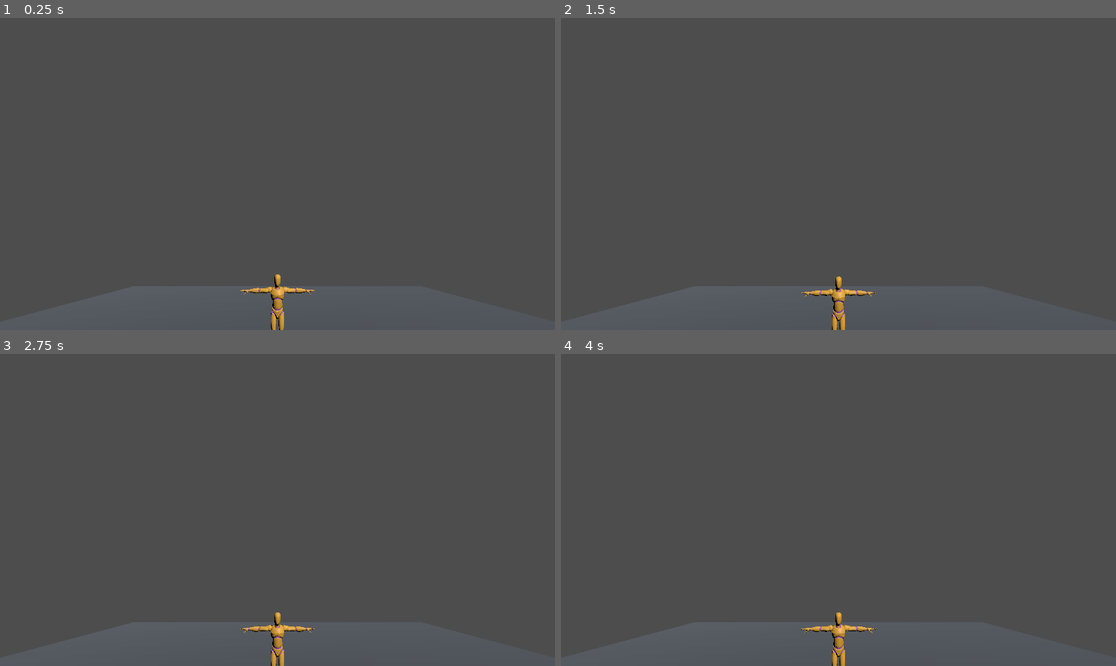
Above: before the commit, frames 1-4 (two rows, left to right).
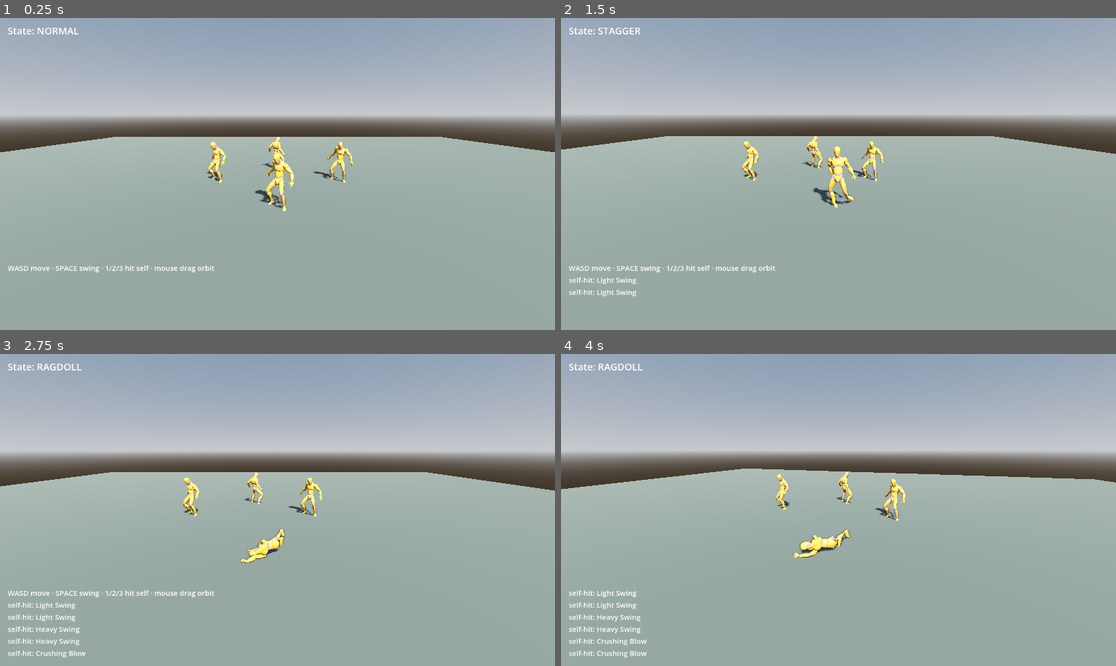
Above: after the commit, the same moments.

Repository: Xollonox/Game
Game: Godot game, scene res://scenes/arena.tscn
The game is run twice, just before and just after one commit, with the same random seed, the same clock (stepped at 60 frames per second) and the same inputs. Before the commit the project starts from res://scenes/ragdoll_test.tscn.
Inputs (mouse positions are in pixels of both pictures, inside the frame that each line leads up to):
- Up to frame 1 (0.25 s): no input
- Up to frame 2 (1.5 s): tap Enter at 0.5 s; move the mouse to (960, 158) at 0.52 s; hold D (move_right, bound only after the commit) 0.53-1.28 s; tap Space (attack, bound only after the commit) at 0.6 s; tap 1 at 0.8, 1.35 s; move the mouse to (727, 189) at 1.27 s; hold S (move_back, bound only after the commit) from 1.28 s (still down)
- Up to frame 3 (2.75 s): tap 2 at 1.55, 2.1 s; move the mouse to (333, 441) at 2.02 s; release S (move_back, bound only after the commit) at 2.03 s; hold D (move_right, bound only after the commit) from 2.03 s (still down); tap 3 at 2.3 s
- Up to frame 4 (4 s): move the mouse to (810, 572) at 2.77 s; release D (move_right, bound only after the commit) at 2.78 s; hold W (move_forward, bound only after the commit) 2.78-3.53 s; tap 3 at 2.85 s; tap Q at 3.05, 3.6 s; move the mouse to (1005, 556) at 3.52 s; hold A (move_left, bound only after the commit) from 3.53 s (still down); tap E at 3.8 s

The runs differ from the first frame. In frame 1, 97% of the frame differs, in the area x 0-100%, y 0-100%; in frame 2, 97%; in frame 3, 97%; in frame 4, 97%.

Commit message:
Walking + stagger/ragdoll/recovery working; fix rig collapsing on spawn
Gameplay (PLAN.md Phase 2 finish + early Phase 3):
- KickbackActor: shared base owning the ragdoll rig, the locomotion/attack
  animation state machine, and the stagger/ragdoll/recovery signal handling
- Player: camera-relative WASD walking and a sword swing that lands on any
  actor in front of it, with the blow timed to the animation's contact frame
  rather than the keypress
- CombatProfiles: light/heavy/crushing tiers. Kickback staggers on AVERAGE
  spring strength across the rig, so strength_spread (how many bones a hit
  weakens), not impulse, is what decides whether a hit reads on screen — the
  stock Melee preset only weakens 2 of 16 bones, so its average never crosses
  the threshold and every hit was silently absorbed
- arena.tscn: follow camera, HUD, dummies, 1/2/3 debug hit keys

Fix: characters spawned already collapsed in a heap.
RagdollTuning.strip_root_motion zeroes the root-motion bone's local X and Z.
That strips horizontal drift on a Y-up rig, but this is a Blender/Rigify glTF
rig whose root bone carries the Z-up -> Y-up rotation, so the hips' standing
height lives in their LOCAL Z (pose.origin = (0.047, 0.109, 0.741); only the
root's basis rotates that into world Y). Stripping Z deleted the character's
height, putting every spring target ~0.74 m underground, and the springs
dutifully dragged the rig into the floor. It presents exactly as "springs too
weak" — raising strength only pulls it down harder, which is why a sweep of
every stock tuning preset showed an identical 0.67 m sag. Our clips are
in-place (Quaternius ships root motion as separate *_RM variants), so the fix
is just turning the stripping off; no addon patch needed.

Also pose the skeleton before the rig samples it, so the bodies aren't built
against an unposed skeleton.

Verified by running the game, not just loading it: a headless harness drives
real input and asserts the transitions (walked 3.57 m on the Walk clip, heavy
swing -> STAGGER, crushing blow -> RAGDOLL -> GETTING UP -> NORMAL), and
frames rendered under Xvfb were inspected to confirm the characters actually
stand, drop, and get up on screen. The collapse was invisible to the headless
state checks — state read NORMAL the whole time while the body lay in a heap —
and only the rendered frames caught it.

Co-Authored-By: Claude Opus 5 <noreply@anthropic.com>
Claude-Session: https://claude.ai/code/session_01YYa41txZkdqc91DQA8Ei5Y

Diff:
--- a/project.godot
+++ b/project.godot
@@ -12,7 +12,7 @@
 
 config/name="Game"
 config/version="0.1.0"
-run/main_scene="res://scenes/ragdoll_test.tscn"
+run/main_scene="res://scenes/arena.tscn"
 config/features=PackedStringArray("4.7")
 config/icon="res://icon.svg"
 
@@ -44,6 +44,31 @@
 
 ui_accept={
 "deadzone": 0.5,
-"events": [Object(InputEventKey,"resource_local_to_scene":fa …(294 unchanged characters)… e":false,"resource_name":"","device":0,"button_index":0,"pressed":false,"script":null)
+"events": [Object(InputEventKey,"resource_local_to_scene":fa …(294 unchanged characters)… e":false,"resource_name":"","device":0,"window_id":0,"alt_pressed":false,"shift_pressed":false,"ctrl_pressed":false,"meta_pressed":false,"pressed":false,"button_index":0,"script":null)
 ]
 }
+move_forward={
+"deadzone": 0.5,
+"events": [Object(InputEventKey,"resource_local_to_scene":false,"resource_name":"","device":0,"window_id":0,"alt_pressed":false,"shift_pressed":false,"ctrl_pressed":false,"meta_pressed":false,"pressed":false,"keycode":0,"physical_keycode":87,"key_label":0,"unicode":0,"echo":false,"script":null)
+]
+}
+move_back={
+"deadzone": 0.5,
+"events": [Object(InputEventKey,"resource_local_to_scene":false,"resource_name":"","device":0,"window_id":0,"alt_pressed":false,"shift_pressed":false,"ctrl_pressed":false,"meta_pressed":false,"pressed":false,"keycode":0,"physical_keycode":83,"key_label":0,"unicode":0,"echo":false,"script":null)
+]
+}
+move_left={
+"deadzone": 0.5,
+"events": [Object(InputEventKey,"resource_local_to_scene":false,"resource_name":"","device":0,"window_id":0,"alt_pressed":false,"shift_pressed":false,"ctrl_pressed":false,"meta_pressed":false,"pressed":false,"keycode":0,"physical_keycode":65,"key_label":0,"unicode":0,"echo":false,"script":null)
+]
+}
+move_right={
+"deadzone": 0.5,
+"events": [Object(InputEventKey,"resource_local_to_scene":false,"resource_name":"","device":0,"window_id":0,"alt_pressed":false,"shift_pressed":false,"ctrl_pressed":false,"meta_pressed":false,"pressed":false,"keycode":0,"physical_keycode":68,"key_label":0,"unicode":0,"echo":false,"script":null)
+]
+}
+attack={
+"deadzone": 0.5,
+"events": [Object(InputEventKey,"resource_local_to_scene":false,"resource_name":"","device":0,"window_id":0,"alt_pressed":false,"shift_pressed":false,"ctrl_pressed":false,"meta_pressed":false,"pressed":false,"keycode":32,"physical_keycode":0,"key_label":0,"unicode":0,"echo":false,"script":null),Object(InputEventMouseButton,"resource_local_to_scene":false,"resource_name":"","device":-1,"window_id":0,"alt_pressed":false,"shift_pressed":false,"ctrl_pressed":false,"meta_pressed":false,"button_mask":0,"position":Vector2(0, 0),"global_position":Vector2(0, 0),"factor":1.0,"button_index":1,"canceled":false,"pressed":false,"double_click":false,"script":null)
+]
+}
--- /dev/null
+++ b/scenes/arena.tscn
@@ -0,0 +1,83 @@
+[gd_scene load_steps=10 format=3]
+
+[ext_resource type="Script" path="res://scripts/arena.gd" id="1_arena"]
+[ext_resource type="PackedScene" path="res://scenes/player.tscn" id="2_player"]
+[ext_resource type="PackedScene" path="res://scenes/dummy.tscn" id="3_dummy"]
+
+[sub_resource type="ProceduralSkyMaterial" id="Sky_1"]
+sky_horizon_color = Color(0.64625, 0.65575, 0.67075, 1)
+ground_horizon_color = Color(0.64625, 0.65575, 0.67075, 1)
+
+[sub_resource type="Sky" id="SkyRes_1"]
+sky_material = SubResource("Sky_1")
+
+[sub_resource type="Environment" id="Env_1"]
+background_mode = 2
+sky = SubResource("SkyRes_1")
+tonemap_mode = 2
+ssao_enabled = true
+
+[sub_resource type="PlaneMesh" id="PlaneMesh_ground"]
+size = Vector2(40, 40)
+
+[sub_resource type="StandardMaterial3D" id="Material_ground"]
+albedo_color = Color(0.32, 0.34, 0.3, 1)
+roughness = 0.9
+
+[sub_resource type="WorldBoundaryShape3D" id="WorldBoundary_ground"]
+
+[node name="Arena" type="Node3D"]
+script = ExtResource("1_arena")
+
+[node name="WorldEnvironment" type="WorldEnvironment" parent="."]
+environment = SubResource("Env_1")
+
+[node name="DirectionalLight3D" type="DirectionalLight3D" parent="."]
+transform = Transform3D(0.866, -0.354, 0.354, 0, 0.707, 0.707, -0.5, -0.612, 0.612, 2, 10, 2)
+shadow_enabled = true
+
+[node name="Ground" type="StaticBody3D" parent="."]
+collision_layer = 1
+collision_mask = 0
+
+[node name="MeshInstance3D" type="MeshInstance3D" parent="Ground"]
+mesh = SubResource("PlaneMesh_ground")
+surface_material_override/0 = SubResource("Material_ground")
+
+[node name="CollisionShape3D" type="CollisionShape3D" parent="Ground"]
+shape = SubResource("WorldBoundary_ground")
+
+[node name="Player" parent="." instance=ExtResource("2_player")]
+
+[node name="Dummy1" parent="." instance=ExtResource("3_dummy")]
+transform = Transform3D(1, 0, 0, 0, 1, 0, 0, 0, 1, 2.5, 0, -2.5)
+
+[node name="Dummy2" parent="." instance=ExtResource("3_dummy")]
+transform = Transform3D(1, 0, 0, 0, 1, 0, 0, 0, 1, -2.5, 0, -2.5)
+
+[node name="Dummy3" parent="." instance=ExtResource("3_dummy")]
+transform = Transform3D(-1, 0, 0, 0, 1, 0, 0, 0, -1, 0, 0, -4.5)
+
+[node name="Camera3D" type="Camera3D" parent="."]
+transform = Transform3D(1, 0, 0, 0, 0.94, -0.342, 0, 0.342, 0.94, 0, 2.6, 5.5)
+
+[node name="HUD" type="CanvasLayer" parent="."]
+
+[node name="StateLabel" type="Label" parent="HUD"]
+offset_left = 16.0
+offset_top = 12.0
+offset_right = 320.0
+offset_bottom = 40.0
+theme_override_font_sizes/font_size = 20
+text = "State: —"
+
+[node name="LogLabel" type="Label" parent="HUD"]
+anchors_preset = 2
+anchor_top = 1.0
+anchor_bottom = 1.0
+offset_left = 16.0
+offset_top = -140.0
+offset_right = 620.0
+offset_bottom = -16.0
+grow_vertical = 0
+theme_override_font_sizes/font_size = 15
--- /dev/null
+++ b/scenes/dummy.tscn
@@ -0,0 +1,9 @@
+[gd_scene load_steps=3 format=3]
+
+[ext_resource type="Script" path="res://scripts/kickback_actor.gd" id="1_script"]
+[ext_resource type="PackedScene" uid="uid://kqfdvi6foa51" path="res://assets/models/characters/quaternius_universal/universal_character.glb" id="2_model"]
+
+[node name="Dummy" type="Node3D" groups=["hittable"]]
+script = ExtResource("1_script")
+
+[node name="Model" parent="." instance=ExtResource("2_model")]
--- a/scenes/ragdoll_test.tscn
+++ /dev/null
@@ -1,34 +0,0 @@
-[gd_scene load_steps=5 format=3]
-
-[ext_resource type="PackedScene" path="res://scenes/player.tscn" id="1_player"]
-
-[sub_resource type="PlaneMesh" id="PlaneMesh_ground"]
-size = Vector2(20, 20)
-
-[sub_resource type="StandardMaterial3D" id="Material_ground"]
-albedo_color = Color(0.3, 0.32, 0.35, 1)
-
-[sub_resource type="WorldBoundaryShape3D" id="WorldBoundary_ground"]
-
-[node name="RagdollTest" type="Node3D"]
-
-[node name="DirectionalLight3D" type="DirectionalLight3D" parent="."]
-transform = Transform3D(0.866, -0.354, 0.354, 0, 0.707, 0.707, -0.5, -0.612, 0.612, 0, 10, 0)
-shadow_enabled = true
-
-[node name="Ground" type="StaticBody3D" parent="."]
-collision_layer = 1
-collision_mask = 0
-
-[node name="MeshInstance3D" type="MeshInstance3D" parent="Ground"]
-mesh = SubResource("PlaneMesh_ground")
-surface_material_override/0 = SubResource("Material_ground")
-
-[node name="CollisionShape3D" type="CollisionShape3D" parent="Ground"]
-shape = SubResource("WorldBoundary_ground")
-
-[node name="Player" parent="." instance=ExtResource("1_player")]
-transform = Transform3D(1, 0, 0, 0, 1, 0, 0, 0, 1, 0, 1, 0)
-
-[node name="Camera3D" type="Camera3D" parent="."]
-transform = Transform3D(1, 0, 0, 0, 0.94, -0.342, 0, 0.342, 0.94, 0, 2.5, 6)
--- /dev/null
+++ b/scripts/arena.gd
@@ -0,0 +1,73 @@
+extends Node3D
+## Arena: follow camera, HUD, and the debug keys used to exercise the ragdoll
+## without a second combatant (1 = light, 2 = heavy/stagger, 3 = crushing/ragdoll).
+
+const CAM_HEIGHT := 2.6
+const CAM_DISTANCE := 5.5
+const CAM_LAG := 6.0
+const MAX_LOG_LINES := 6
+
+@onready var player: KickbackActor = $Player
+@onready var camera: Camera3D = $Camera3D
+@onready var state_label: Label = $HUD/StateLabel
+@onready var log_label: Label = $HUD/LogLabel
+
+var _cam_yaw := 0.0
+var _log: Array[String] = []
+
+
+func _ready() -> void:
+	if player:
+		player.camera = camera
+		if player.has_signal("landed_hit"):
+			player.landed_hit.connect(_on_landed_hit)
+	_log_line("WASD move · SPACE swing · 1/2/3 hit self · mouse drag orbit")
+
+
+func _unhandled_input(event: InputEvent) -> void:
+	if event is InputEventMouseMotion and event.button_mask & MOUSE_BUTTON_MASK_RIGHT:
+		_cam_yaw -= event.relative.x * 0.006
+	elif event is InputEventKey and event.pressed and not event.echo:
+		match event.keycode:
+			KEY_1:
+				_hit_player(CombatProfiles.light_swing())
+			KEY_2:
+				_hit_player(CombatProfiles.heavy_swing())
+			KEY_3:
+				_hit_player(CombatProfiles.crushing_blow())
+			KEY_Q:
+				_cam_yaw += 0.25
+			KEY_E:
+				_cam_yaw -= 0.25
+
+
+func _hit_player(profile: ImpactProfile) -> void:
+	if not player:
+		return
+	var dir := -player.global_basis.z
+	player.receive_hit_at("Chest", dir, profile)
+	_log_line("self-hit: %s" % profile.profile_name)
+
+
+func _physics_process(delta: float) -> void:
+	if not player or not camera:
+		return
+	var offset := Vector3(sin(_cam_yaw), 0.0, cos(_cam_yaw)) * CAM_DISTANCE
+	var target := player.global_position + offset + Vector3.UP * CAM_HEIGHT
+	camera.global_position = camera.global_position.lerp(target, clampf(CAM_LAG * delta, 0.0, 1.0))
+	camera.look_at(player.global_position + Vector3.UP * 1.0)
+
+	if state_label:
+		state_label.text = "State: %s" % player.get_state_name()
+
+
+func _on_landed_hit(target_name: String, profile_name: String) -> void:
+	_log_line("hit %s with %s" % [target_name, profile_name])
+
+
+func _log_line(text: String) -> void:
+	_log.append(text)
+	while _log.size() > MAX_LOG_LINES:
+		_log.pop_front()
+	if log_label:
+		log_label.text = "\n".join(_log)
--- /dev/null
+++ b/scripts/combat_profiles.gd
@@ -0,0 +1,40 @@
+class_name CombatProfiles
+extends RefCounted
+## Impact profiles for our melee combat.
+##
+## Kickback triggers stagger when the AVERAGE spring strength across the rig
+## falls under RagdollTuning.stagger_threshold (0.70 by default). Since only
+## `strength_spread` bones are weakened per hit, spread — not impulse — is what
+## decides whether a hit visibly staggers: the stock Melee preset weakens 2 of
+## 16 bones, so its average stays ~0.89 and every hit just gets absorbed.
+## These profiles are spread-tuned so each tier actually reads on screen.
+
+
+## Glancing blow: a flinch, no loss of footing.
+static func light_swing() -> ImpactProfile:
+	return _make(&"Light Swing", 14.0, 0.55, 0.0, 0.0, 0.85, 2, 0.35)
+
+
+## Committed swing: overwhelms the springs across the upper body, so the
+## character visibly loses balance and staggers, occasionally going down.
+static func heavy_swing() -> ImpactProfile:
+	return _make(&"Heavy Swing", 26.0, 0.85, 0.05, 0.25, 0.95, 7, 0.22)
+
+
+## Full-force blow: near-certain full ragdoll, then get-up recovery.
+static func crushing_blow() -> ImpactProfile:
+	return _make(&"Crushing Blow", 42.0, 1.0, 0.25, 0.95, 1.0, 99, 0.15)
+
+
+static func _make(pname: StringName, impulse: float, transfer: float, upward: float,
+		ragdoll_prob: float, reduction: float, spread: int, recovery: float) -> ImpactProfile:
+	var p := ImpactProfile.new()
+	p.profile_name = pname
+	p.base_impulse = impulse
+	p.impulse_transfer_ratio = transfer
+	p.upward_bias = upward
+	p.ragdoll_probability = ragdoll_prob
+	p.strength_reduction = reduction
+	p.strength_spread = spread
+	p.recovery_rate = recovery
+	return p
--- /dev/null
+++ b/scripts/kickback_actor.gd
@@ -0,0 +1,208 @@
+class_name KickbackActor
+extends Node3D
+## A humanoid with a Kickback active-ragdoll rig attached at runtime, plus the
+## animation wiring that makes its reactions read on screen.
+##
+## Shared by the player and the training dummies. Subclasses drive `move_dir`
+## and call `swing()`; this class owns the rig, the animation state machine and
+## the stagger/ragdoll/recovery signal handling.
+
+const IDLE_ANIM := "Sword_Idle"
+const WALK_ANIM := "Walk"
+const WALK_SPEED := 1.8
+const TURN_SPEED := 10.0
+
+@onready var model: Node3D = $Model
+
+## Which RagdollTuning preset to build the rig with. Set before the node enters
+## the tree. See `_make_tuning()` for the supported names.
+@export var tuning_preset := "stand"
+
+var kickback_character: KickbackCharacter
+var anim: AnimationPlayer
+var skeleton: Skeleton3D
+
+## Desired planar movement direction, set by subclasses each physics frame.
+var move_dir := Vector3.ZERO
+
+var _controller: ActiveRagdollController
+var _rig_builder: PhysicsRigBuilder
+var _flinch_timer := 0.0
+var _attack_timer := 0.0
+var _downed := false
+
+
+func _ready() -> void:
+	skeleton = KickbackSetup.find_skeleton(model)
+	if not skeleton:
+		push_error("%s: no Skeleton3D found under Model" % name)
+		return
+	anim = _find_animation_player(model)
+	# Pose the skeleton BEFORE building the rig. PhysicsRigBuilder samples bone
+	# global transforms in its _ready(), and a freshly instanced glTF skeleton is
+	# still at its identity pose then — the bodies would be built ~0.7 m low (hips
+	# at the skeleton origin instead of standing height) and the character would
+	# start the game already collapsed. advance(0.0) forces the first frame of the
+	# idle clip onto the skeleton synchronously.
+	if anim and anim.has_animation(IDLE_ANIM):
+		anim.play(IDLE_ANIM)
+		anim.advance(0.0)
+
+	# The null-profile fallback is a hardcoded Mixamo-only bone map; our rig uses
+	# Blender Rigify DEF- names, so auto-detection has to be invoked explicitly.
+	var bone_mapping := SkeletonDetector.detect_humanoid_bones(skeleton)
+	var profile := SkeletonDetector.create_profile_from_skeleton(skeleton, bone_mapping)
+
+	# Pass an explicit RagdollTuning, not null: ActiveRagdollController._ready()
+	# fills in a sensible default, but KickbackCharacter._ready() then calls
+	# configure(profile, tuning) with whatever we pass here, overwriting that
+	# default back to null and silently disabling every later hit.
+	var tuning := _make_tuning()
+
+	var nodes := KickbackSetup.add_active_rig(self, skeleton, profile, tuning)
+	kickback_character = nodes.back() as KickbackCharacter
+	_rig_builder = nodes[0] as PhysicsRigBuilder
+	_controller = kickback_character.get_active_controller()
+
+	if _controller:
+		_controller.hit_absorbed.connect(_on_hit_absorbed)
+		_controller.stagger_started.connect(_on_stagger_started)
+		_controller.stagger_finished.connect(_on_stagger_finished)
+		_controller.ragdoll_started.connect(_on_ragdoll_started)
+		_controller.recovery_started.connect(_on_recovery_started)
+		_controller.recovery_finished.connect(_on_recovery_finished)
+
+	if anim:
+		anim.play.call_deferred(IDLE_ANIM)
+
+
+func _physics_process(delta: float) -> void:
+	_flinch_timer = maxf(0.0, _flinch_timer - delta)
+	_attack_timer = maxf(0.0, _attack_timer - delta)
+
+	# While down or getting up, physics owns the body — don't fight it.
+	if _downed:
+		return
+
+	if move_dir.length_squared() > 0.01:
+		var dir := move_dir.normalized()
+		global_position += dir * WALK_SPEED * delta
+		var target_yaw := atan2(dir.x, dir.z)
+		rotation.y = lerp_angle(rotation.y, target_yaw, TURN_SPEED * delta)
+
+	_update_locomotion_anim()
+
+
+func _update_locomotion_anim() -> void:
+	if not anim or _flinch_timer > 0.0 or _attack_timer > 0.0:
+		return
+	var want := WALK_ANIM if move_dir.length_squared() > 0.01 else IDLE_ANIM
+	if anim.current_animation != want:
+		anim.play(want, 0.2)
+
+
+## Plays the sword swing animation. Returns true if the swing started (i.e. the
+## actor wasn't already mid-swing or on the ground).
+func swing() -> bool:
+	if _downed or _attack_timer > 0.0 or not anim:
+		return false
+	anim.play("Sword_Attack", 0.1)
+	_attack_timer = 0.9
+	return true
+
+
+func is_swinging() -> bool:
+	return _attack_timer > 0.0
+
+
+func is_downed() -> bool:
+	return _downed
+
+
+## Routes a hit into the rig at [param rig_name] ("Chest", "Head", "Hand_R"...).
+func receive_hit_at(rig_name: String, hit_dir: Vector3, profile: ImpactProfile) -> void:
+	if not kickback_character or not _rig_builder:
+		return
+	var bodies: Dictionary = _rig_builder.get_bodies()
+	var body: RigidBody3D = bodies.get(rig_name)
+	if not body:
+		return
+	kickback_character.receive_hit(body, hit_dir, body.global_position, profile)
+
+
+func get_state_name() -> String:
+	return kickback_character.get_active_state_name() if kickback_character else "NONE"
+
+
+func _on_hit_absorbed(rig_name: String, _strength: float) -> void:
+	_flinch_timer = 0.45
+	if anim:
+		anim.play("Hit_Head" if "Head" in rig_name else "Hit_Chest", 0.1)
+
+
+func _on_stagger_started(_hit_dir: Vector3) -> void:
+	_flinch_timer = 0.6
+	if anim:
+		anim.play("Hit_Chest", 0.1)
+
+
+func _on_stagger_finished() -> void:
+	_flinch_timer = 0.0
+
+
+func _on_ragdoll_started() -> void:
+	_downed = true
+	if anim:
+		anim.pause()
+
+
+func _on_recovery_started(_face_up: bool) -> void:
+	_downed = true
+
+
+func _on_recovery_finished() -> void:
+	_downed = false
+	if anim:
+		anim.play(IDLE_ANIM, 0.3)
+
+
+func _make_tuning() -> RagdollTuning:
+	match tuning_preset:
+		"default":
+			return RagdollTuning.create_default()
+		"game":
+			return RagdollTuning.create_game_default()
+		"tank":
+			return RagdollTuning.create_tank()
+		"heavy":
+			return RagdollTuning.create_heavy()
+		_:
+			return _stand_tuning()
+
+
+## Our tuning.
+##
+## strip_root_motion MUST stay off for this character. It zeroes the root-motion
+## bone's local X and Z, which strips horizontal drift on a Y-up rig — but this
+## is a Blender/Rigify glTF rig whose root bone carries the Z-up -> Y-up
+## rotation, so the hips' standing height lives in their LOCAL Z (pose.origin is
+## (0.047, 0.109, 0.741), and only the root's basis rotates that into world Y).
+## Stripping Z therefore deletes the character's height: every spring target
+## lands ~0.74 m underground and the rig is dragged into a heap on the floor.
+## It looks exactly like "springs too weak", but raising strength only pulls the
+## body down harder. Our clips are in-place anyway (Quaternius ships root motion
+## as separate *_RM variants), so there is nothing to strip.
+static func _stand_tuning() -> RagdollTuning:
+	var t := RagdollTuning.create_game_default()
+	t.strip_root_motion = false
+	return t
+
+
+static func _find_animation_player(root: Node) -> AnimationPlayer:
+	for child in root.get_children():
+		if child is AnimationPlayer:
+			return child
+		var found := _find_animation_player(child)
+		if found:
+			return found
+	return null
--- a/scripts/player.gd
+++ b/scripts/player.gd
@@ -1,61 +1,64 @@
-extends Node3D
-## Player character: a Quaternius Rigify-rigged mesh with a Kickback
-## active-ragdoll rig attached at runtime (see KickbackSetup.add_active_rig).
-## Phase 2 of PLAN.md — get this standing/reacting believably before any
-## weapon work starts.
+extends KickbackActor
+## Player: WASD walking (camera-relative) and a sword swing that lands a heavy
+## hit on any dummy in front of it. Phase 2/3 of PLAN.md.
 
-@onready var model: Node3D = $Model
+const ATTACK_RANGE := 2.2
+const ATTACK_ARC_DOT := 0.35
+## Delay between the swing starting and the blow landing, so the hit lines up
+## with the animation's contact frame rather than the keypress.
+const ATTACK_CONTACT_DELAY := 0.28
 
-var kickback_character: KickbackCharacter
+signal landed_hit(target_name: String, profile_name: String)
+
+var camera: Camera3D
+
+var _pending_contact := -1.0
 
 
-func _ready() -> void:
-	var skeleton := KickbackSetup.find_skeleton(model)
-	if not skeleton:
-		push_error("Player: no Skeleton3D found under Model")
-		return
+func _physics_process(delta: float) -> void:
+	var input_2d := Input.get_vector("move_left", "move_right", "move_forward", "move_back")
+	move_dir = _camera_relative(input_2d)
+	super._physics_process(delta)
 
-	# ragdoll_profile defaults to a hardcoded Mixamo bone-name profile unless we
-	# build one ourselves — our rig uses Blender Rigify DEF- names, so we run
-	# the auto-detector explicitly rather than relying on the null fallback.
-	var bone_mapping := SkeletonDetector.detect_humanoid_bones(skeleton)
-	var profile := SkeletonDetector.create_profile_from_skeleton(skeleton, bone_mapping)
+	if Input.is_action_just_pressed("attack") and swing():
+		_pending_contact = ATTACK_CONTACT_DELAY
 
-	# Pass an explicit RagdollTuning, not null: ActiveRagdollController's own
-	# _ready() fills in a sensible default when tuning is null, but
-	# KickbackCharacter._ready() then calls configure(profile, tuning) with
-	# whatever we passed here, unconditionally overwriting that default with
-	# null again if we don't supply our own.
-	var tuning := RagdollTuning.create_default()
-	var nodes := KickbackSetup.add_active_rig(self, skeleton, profile, tuning)
-	kickback_character = nodes.back() as KickbackCharacter
-
-	var active_controller := kickback_character.get_active_controller()
-	if active_controller:
-		active_controller.ragdoll_started.connect(_on_ragdoll_started)
-		active_controller.recovery_finished.connect(_on_recovery_finished)
-
-	print("Player ready: active ragdoll attached to skeleton with %d bones" % skeleton.get_bone_count())
+	if _pending_contact >= 0.0:
+		_pending_contact -= delta
+		if _pending_contact < 0.0:
+			_resolve_swing()
 
 
-## Route a hit at a specific rig body (e.g. "Chest", "Hand_R") into the active
-## ragdoll. Phase 3's weapon system and Phase 5's enemy attacks both call this;
-## for now it's exercised manually from the ragdoll_test.tscn debug HUD.
-func apply_hit_to_bone(rig_name: String, hit_dir: Vector3, profile: ImpactProfile) -> void:
-	if not kickback_character:
-		return
-	var rig_builder := get_node_or_null("PhysicsRigBuilder")
-	if not rig_builder:
-		return
-	var bodies: Dictionary = rig_builder.get_bodies()
-	var body: RigidBody3D = bodies.get(rig_name)
-	if body:
-		kickback_character.receive_hit(body, hit_dir, body.global_position, profile)
+func _camera_relative(input_2d: Vector2) -> Vector3:
+	if input_2d == Vector2.ZERO:
+		return Vector3.ZERO
+	var basis_z := Vector3.FORWARD
+	var basis_x := Vector3.RIGHT
+	if camera:
+		basis_z = -camera.global_basis.z
+		basis_x = camera.global_basis.x
+		basis_z.y = 0.0
+		basis_x.y = 0.0
+		basis_z = basis_z.normalized()
+		basis_x = basis_x.normalized()
+	return (basis_x * input_2d.x + basis_z * -input_2d.y).normalized()
 
 
-func _on_ragdoll_started() -> void:
-	print("Player ragdolled")
-
-
-func _on_recovery_finished() -> void:
-	print("Player recovered")
+func _resolve_swing() -> void:
+	var forward := -global_basis.z
+	for node in get_tree().get_nodes_in_group("hittable"):
+		var target := node as KickbackActor
+		if not target or target == self:
+			continue
+		var to_target := target.global_position - global_position
+		to_target.y = 0.0
+		var dist := to_target.length()
+		if dist > ATTACK_RANGE or dist < 0.01:
+			continue
+		if forward.dot(to_target / dist) < ATTACK_ARC_DOT:
+			continue
+		# Closer hits land cleaner: a blow at the edge of reach only staggers.
+		var profile := CombatProfiles.crushing_blow() if dist < ATTACK_RANGE * 0.6 \
+			else CombatProfiles.heavy_swing()
+		target.receive_hit_at("Chest", (to_target / dist), profile)
+		landed_hit.emit(target.name, String(profile.profile_name))
Not shown, added: scripts/arena.gd.uid
Not shown, added: scripts/combat_profiles.gd.uid
Not shown, added: scripts/kickback_actor.gd.uid
